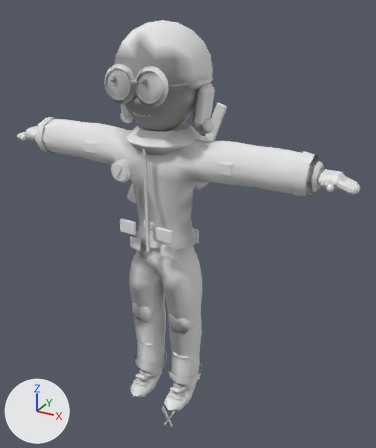
What one commit did to the glTF model game/assets/personagens/explorador_01.glb.
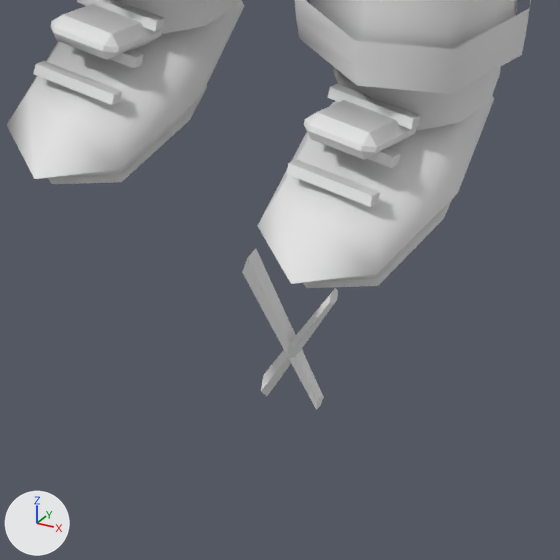
Each version is shown whole from a 50 mm camera at (1.22, -1.98, 2.04) aimed at (0.02, 0.19, 0.95), then close up on the part from 34% to 54% of the width and 83% to 100% of the height. Lighting does not change. The marker at lower left points along +X, +Y and +Z. The first two pictures are the older version. Vertices at exactly the same position are counted once.

Names of what the first close-up shows: 'explorador_01'.
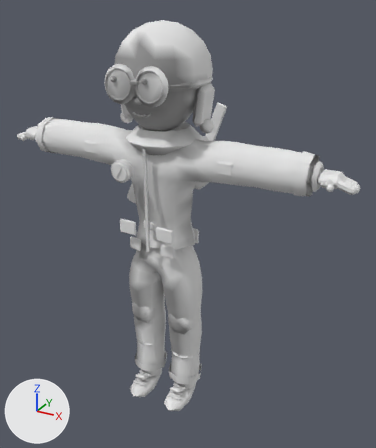
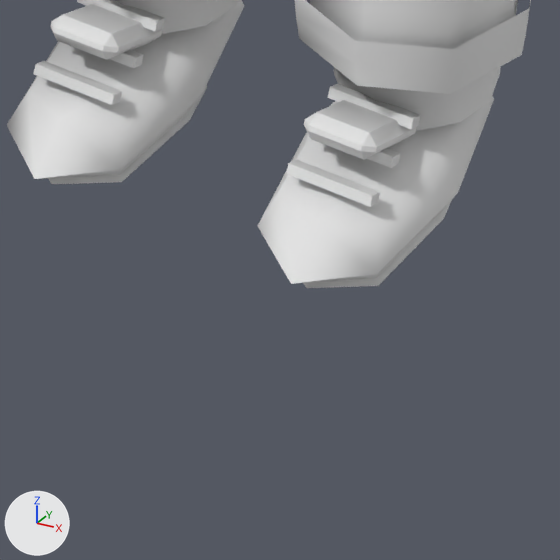
What differs and where, as boxes [x1, y1, x2, y2] in the close-ups (560 x 560 px):
'explorador_01', reshaped: before [7, 0, 531, 410]; after [7, 0, 531, 288]
part 1 of me_explorador_01, deleted: before [261, 288, 338, 396]
part 2 of me_explorador_01, deleted: before [242, 248, 324, 410]

The edits, one by one:
me_explorador_01 is used by ob_explorador_01; location (0.0, 0.0, 0.0).
me_explorador_01 had 4306 vertices, 8034 faces and spanned x -0.89..0.89, y -0.23..0.48, z -0.27..1.95.
me_explorador_01 now has 4354 vertices, 8130 faces and spans x -0.89..0.89, y -0.23..0.48, z 0.01..1.95.
me_explorador_01 part 1: the loose piece of 12 vertices spanning x -0.02..0.04, y -0.01..0.01, z -0.27..-0.14 is deleted.
me_explorador_01 part 2: the loose piece of 12 vertices spanning x -0.04..0.02, y -0.01..0.01, z -0.27..-0.13 is deleted.
Other edits to the shape of me_explorador_01 do not show in these pictures.
